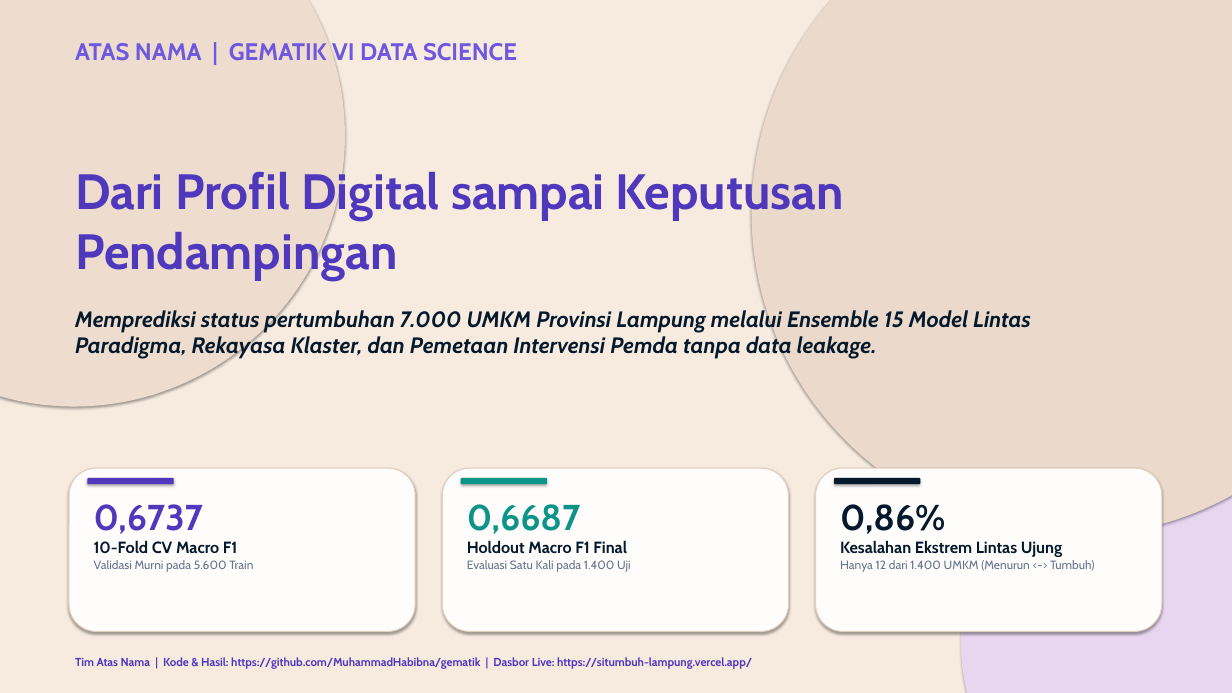
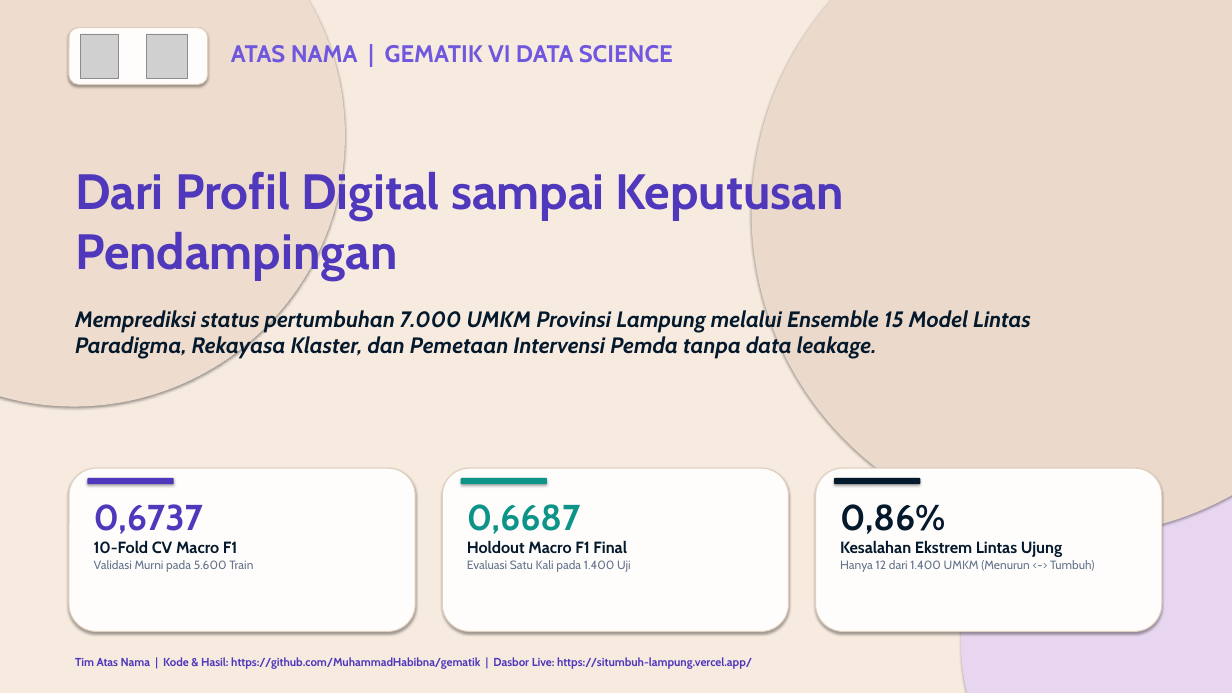
Before and after one commit to MuhammadHabibna/gematik, a slide deck: slide 1 of Atas_Nama_Presentasi_Final.pptx. Drawn at 1232x693 pixels with LibreOffice and Linux fonts; fonts in the diff are those of the drawing; grey boxes stand for pictures. Boxes give left, top, right and bottom in pixels: in the first picture for what was removed or moved away, otherwise in the second. Text is boxed around its words. In the diff, an @@ line names an element or a change of style, - is before the commit and + after.

Commit message:
Add UNESA and GEMATIK logos neatly at top-left across all PPTX slides

```diff
--- a/Atas_Nama_Presentasi_Final.pptx
+++ b/Atas_Nama_Presentasi_Final.pptx
@@ rounded rectangle added at [69, 28, 208, 84], fill #FFFDFC, outline #E1D0C0 1.2 pt @@
@@ picture added at [80, 34, 118, 78] @@
@@ picture added at [147, 34, 188, 78] @@
@@ text "ATAS NAMA | GEMATIK VI ...": place and size @@
-text "ATAS NAMA | GEMATIK VI ..." at [75, 43, 517, 63]
+text "ATAS NAMA | GEMATIK VI ..." at [231, 45, 673, 63]
```
Also in this commit, not shown: 19 other slides changed, 1 other file.
